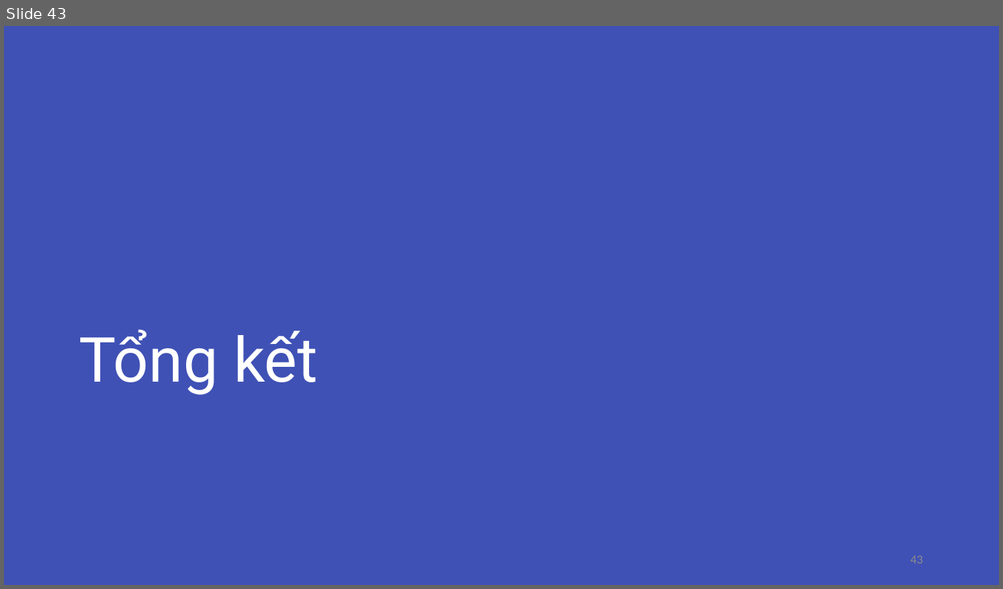
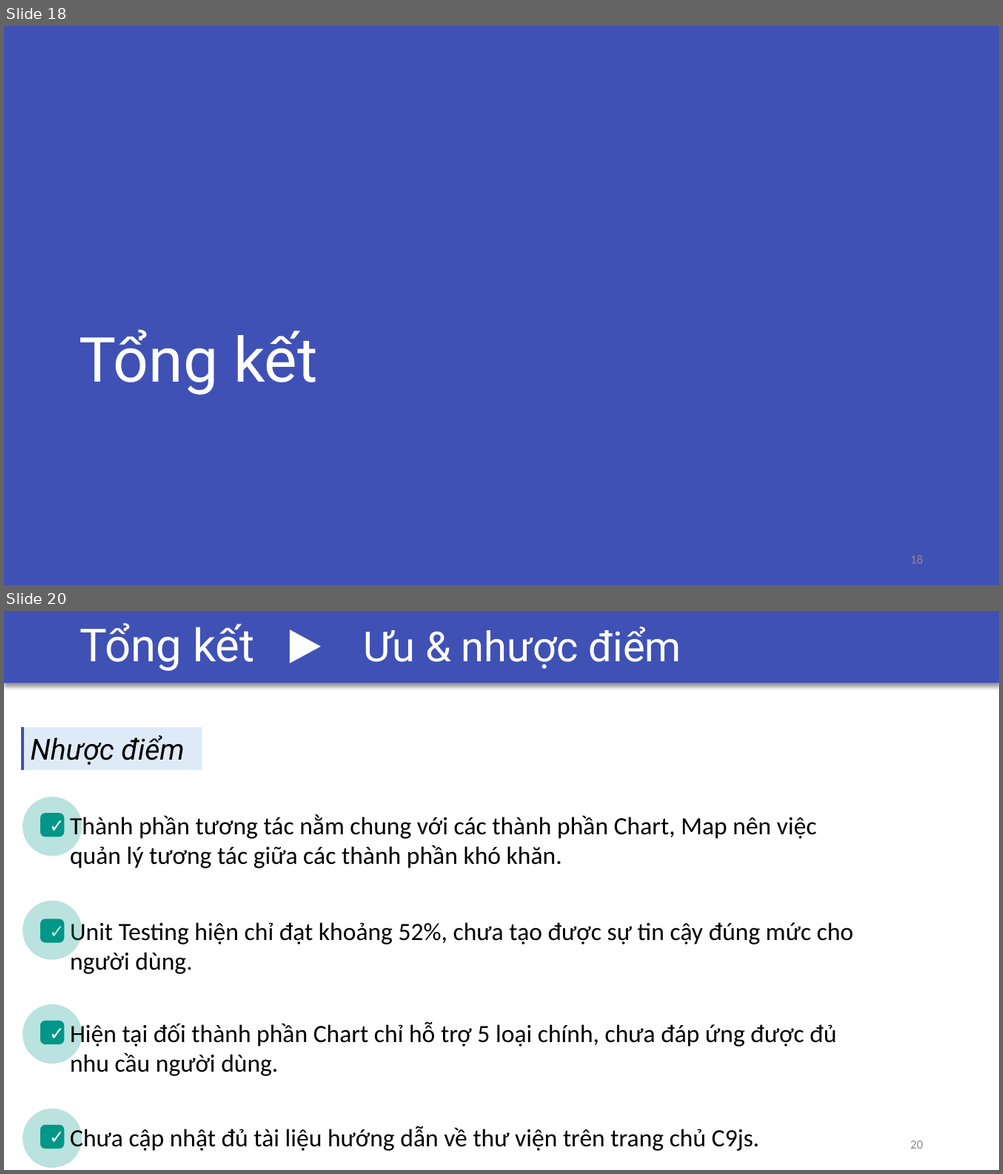
Before and after one commit to csethanhcong/c9js-demo, a slide deck: report/Presentation/Slide LVTN.pptx. Shown one above the other, each under a label of ours: slide 43 before the commit, slides 18 and 20 after it; the slides between them are not shown. The pictures are 1003x589 and 1003x1174 pixels, drawn with LibreOffice and Linux fonts; fonts in the diff are those of the drawing. Boxes give left, top, right and bottom in pixels: in the first picture for what was removed or moved away, otherwise in the second. Text is boxed around its words. In the diff, an @@ line names an element or a change of style, - is before the commit and + after.

```diff
--- a/report/Presentation/Slide LVTN.pptx
+++ b/report/Presentation/Slide LVTN.pptx
@@ slide 20 added at [4,611,999,1170], background #FFFFFF @@
@@ rectangle added at [4,611,999,684], fill #3F51B5 @@
@@ title added at [79,628,246,671], 44 pt, text #FFFFFF @@
+Bài toán đặt ra
@@ text added at [79,623,254,671], 44 pt, text #FFFFFF @@
+Tổng kết
@@ triangle added at [290,630,321,664], fill #FFFFFF @@
@@ text added at [363,627,681,669], 40 pt, text #FFFFFF @@
+Ưu & nhược điểm
@@ line added from (22, 727) to (22, 770), #3F51B5 3 pt @@
@@ rectangle added at [23,727,202,770], fill #DEEBF7, 28 pt, text #000000, italic @@
+Nhược điểm
@@ ellipse added at [22,797,82,857], fill #009688 at 27% opacity @@
@@ rectangle added at [42,815,63,835], fill #009688, 18 pt, text #FFFFFF @@
+✓
@@ rounded rectangle added at [42,815,63,835], outline #009688 3 pt @@
@@ text added at [70,814,817,869], 24 pt, text #000000 @@
+Thành phần tương tác nằm chung với các thành phần Chart, Map nên việc
+quản lý tương tác giữa các thành phần khó khăn.
@@ ellipse added at [22,900,82,960], fill #009688 at 27% opacity @@
@@ rectangle added at [42,920,63,942], fill #009688, 18 pt, text #FFFFFF @@
+✓
@@ rounded rectangle added at [42,920,63,942], outline #009688 3 pt @@
@@ text added at [70,920,854,974], 24 pt, text #000000 @@
+Unit Testing hiện chỉ đạt khoảng 52%, chưa tạo được sự tin cậy đúng mức cho
+người dùng.
@@ ellipse added at [22,1005,82,1065], fill #009688 at 27% opacity @@
@@ rectangle added at [42,1023,63,1044], fill #009688, 18 pt, text #FFFFFF @@
+✓
@@ rounded rectangle added at [42,1023,63,1044], outline #009688 3 pt @@
@@ text added at [70,1022,836,1076], 24 pt, text #000000 @@
+Hiện tại đối thành phần Chart chỉ hỗ trợ 5 loại chính, chưa đáp ứng được đủ
+nhu cầu người dùng.
@@ ellipse added at [22,1110,82,1169], fill #009688 at 27% opacity @@
@@ rectangle added at [42,1127,63,1147], fill #009688, 18 pt, text #FFFFFF @@
+✓
@@ rounded rectangle added at [42,1127,63,1147], outline #009688 3 pt @@
@@ text added at [70,1126,760,1153], 24 pt, text #000000 @@
+Chưa cập nhật đủ tài liệu hướng dẫn về thư viện trên trang chủ C9js.
@@ page number added at [910,1141,922,1149], 12 pt, text #8C8C8C @@
+20
@@ what was slide 43 is now slide 18 @@
@@ page number at [910,556,922,564]: text changed @@
-43
+18
```
Also in this commit, not shown: 7 slides changed, 10 other slides added, 33 slides removed, 4 other files.
